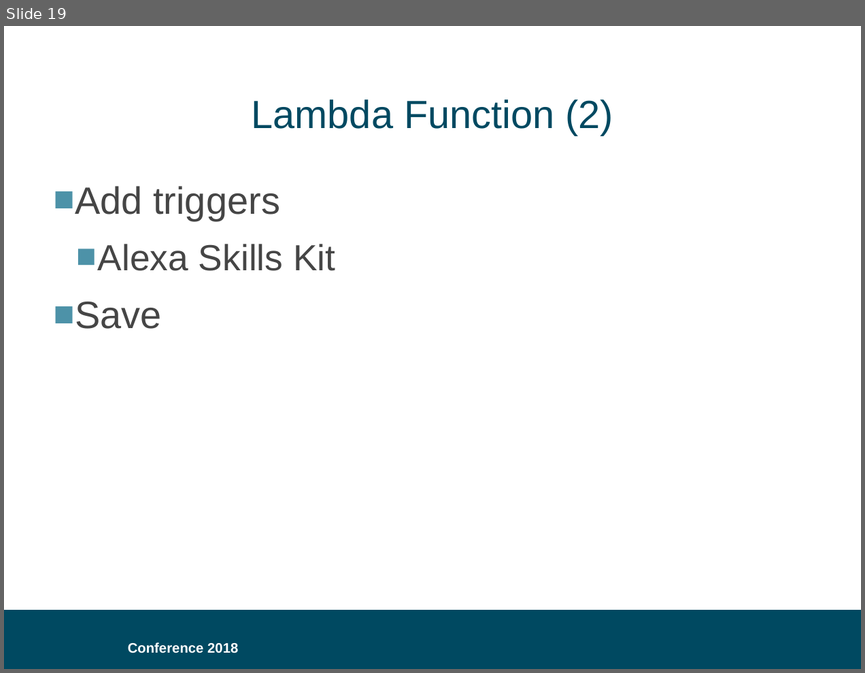
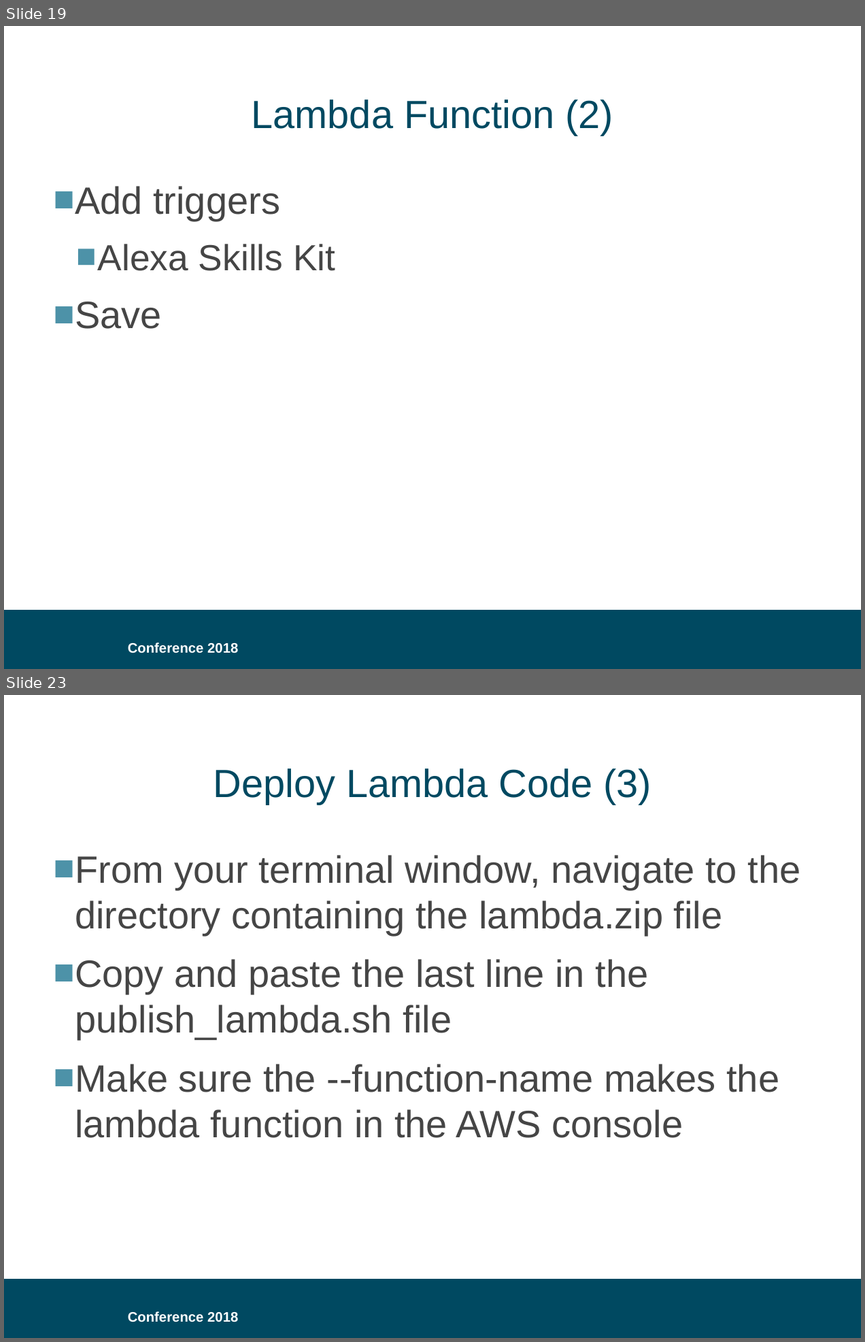
Before and after one commit to bklug/introductory-alexa-workshop, a slide deck: build-an-alexa-skill-for.pptx. Shown one above the other, each under a label of ours: slide 19 before the commit, slides 19 and 23 after it; the slides between them are not shown. The pictures are 865x673 and 865x1342 pixels, drawn with LibreOffice and Linux fonts; fonts in the diff are those of the drawing; background and template pictures are left out. Boxes give left, top, right and bottom in pixels: in the first picture for what was removed or moved away, otherwise in the second. Text is boxed around its words. In the diff, an @@ line names an element or a change of style, - is before the commit and + after.

```diff
--- a/build-an-alexa-skill-for.pptx
+++ b/build-an-alexa-skill-for.pptx
@@ slide 23 added at [4, 695, 861, 1338], background #FFFFFF; not listed: 2 template elements that a slide beside it also shows @@
@@ title added at [213, 768, 652, 804], 33 pt, text #004961 @@
+Deploy Lambda Code (3)
@@ text added at [75, 855, 801, 1138], 32 pt, text #454545 @@
+■ From your terminal window, navigate to the directory containing the lambda.zip file
+■ Copy and paste the last line in the publish_lambda.sh file
+■ Make sure the --function-name makes the lambda function in the AWS console
```
Also in this commit, not shown: 7 other slides added.
